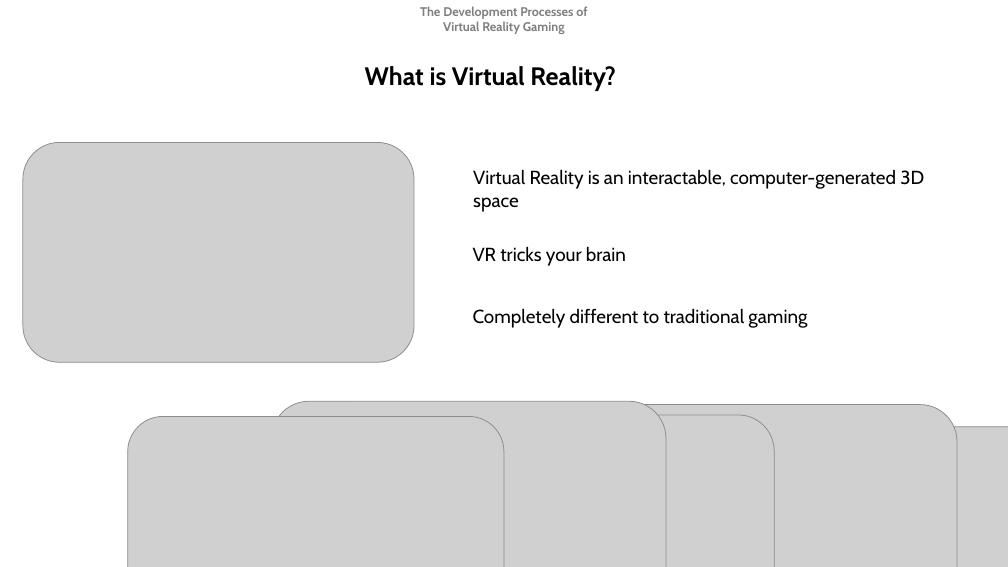
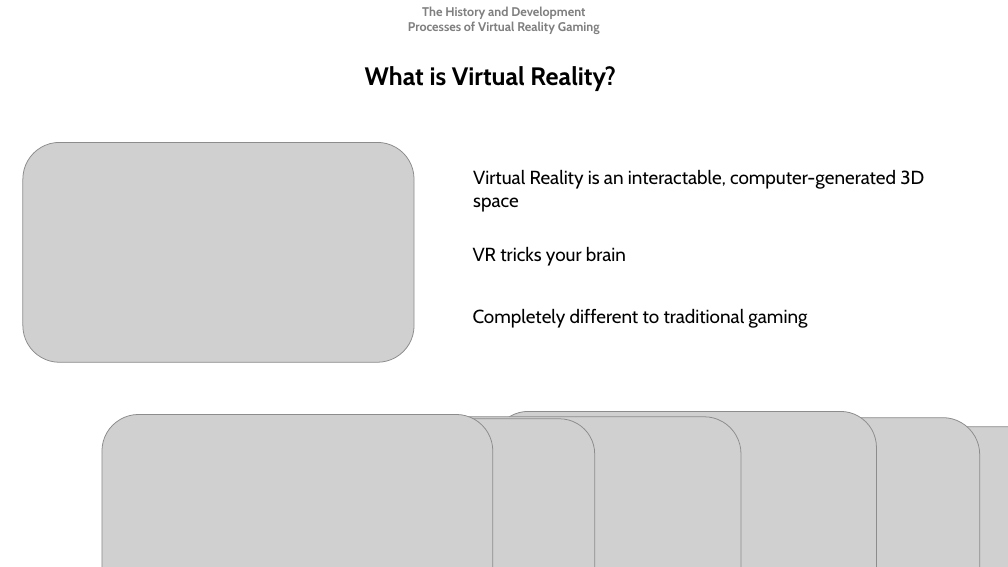
Before and after one commit to Lowwwe-Comm-Skills/P-Presentation-Joe-Cummins-007, a slide deck: slide 2 of Game Development Presentation.pptx. Drawn at 1008x567 pixels with LibreOffice and Linux fonts; fonts in the diff are those of the drawing; grey boxes stand for pictures. Boxes give left, top, right and bottom in pixels: in the first picture for what was removed or moved away, otherwise in the second. Text is boxed around its words. In the diff, an @@ line names an element or a change of style, - is before the commit and + after.

Commit message:
Final Presentation Commit

```diff
--- a/Game Development Presentation.pptx
+++ b/Game Development Presentation.pptx
@@ text at (x1=408, y1=6, x2=600, y2=34): text changed @@
-The Development Processes of Virtual Reality Gaming
+The History and Development Processes of Virtual Reality Gaming
@@ picture added at (x1=102, y1=414, x2=493, y2=567) @@
@@ picture moved from (x1=128, y1=417, x2=504, y2=567) to (x1=219, y1=419, x2=595, y2=567) @@
@@ picture resized from (x1=272, y1=402, x2=666, y2=567) to (x1=347, y1=417, x2=741, y2=567) @@
@@ picture resized from (x1=390, y1=415, x2=774, y2=567) to (x1=492, y1=411, x2=876, y2=567) @@
@@ picture resized from (x1=563, y1=405, x2=957, y2=567) to (x1=586, y1=417, x2=980, y2=567) @@
```
Also in this commit, not shown: 7 other slides changed, 1 slide added, 1 other file.
